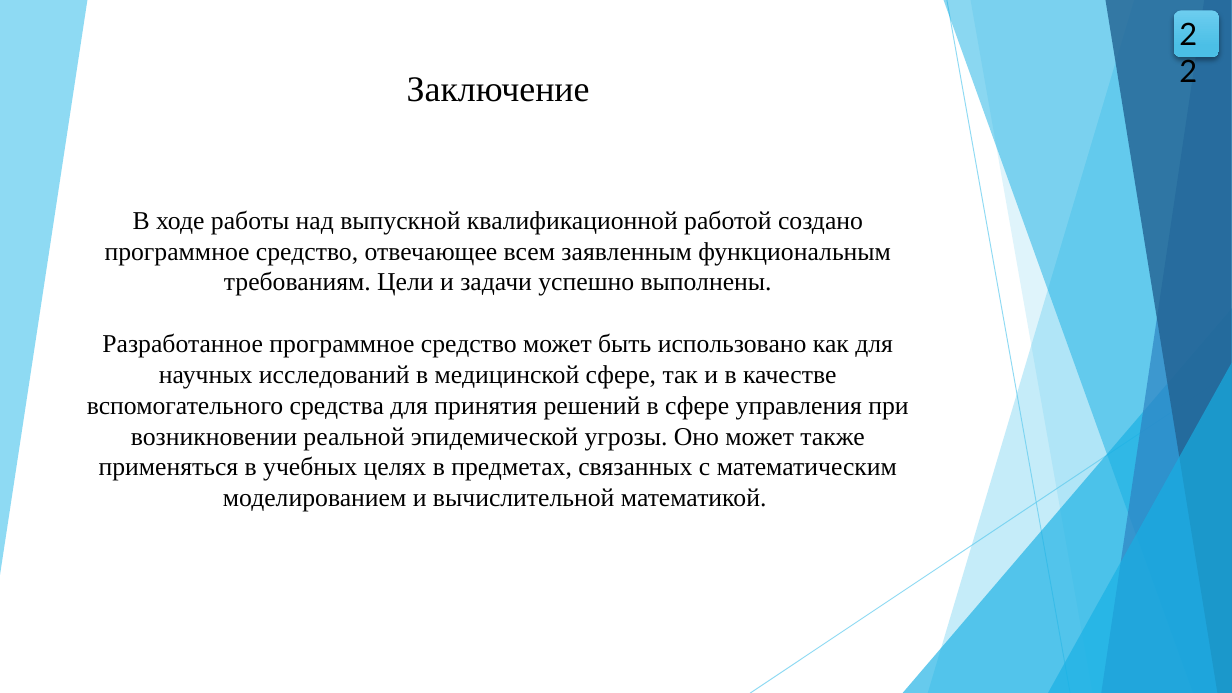
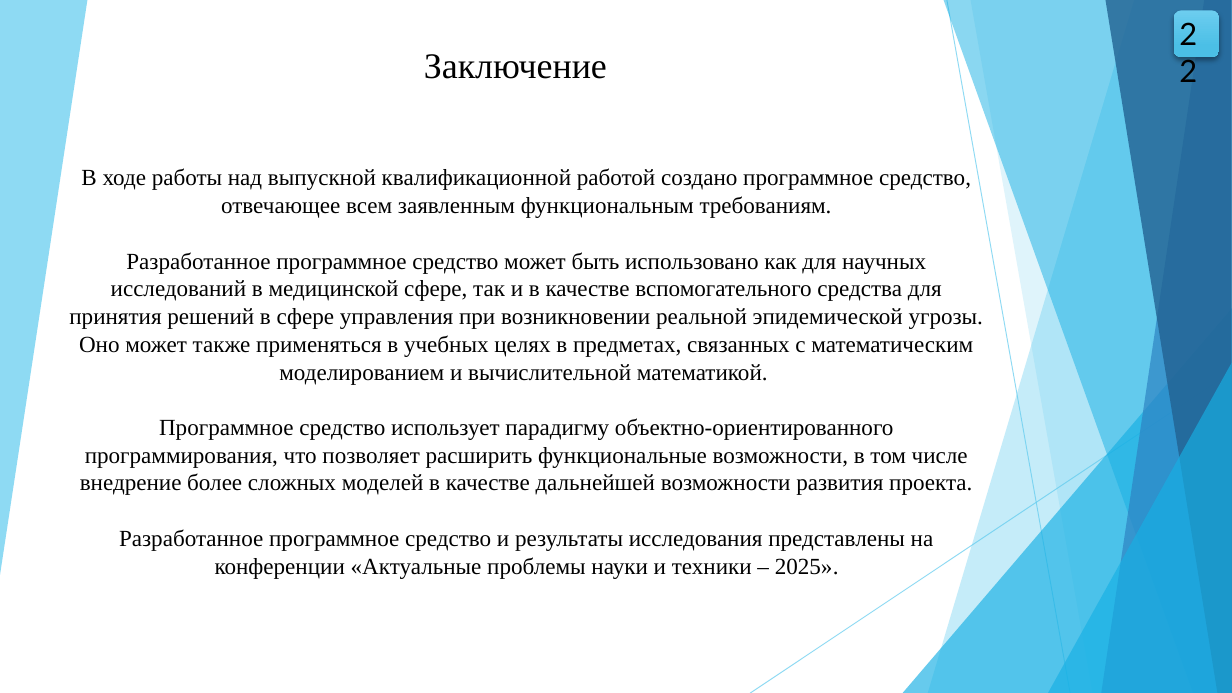
Before and after one commit to wolfufu/EpidemicModelsApp, a slide deck: slide 22 of VKR_Volkova_VMO41.pptx. Drawn at 1232x693 pixels with LibreOffice and Linux fonts; fonts in the diff are those of the drawing. Boxes give left, top, right and bottom in pixels: in the first picture for what was removed or moved away, otherwise in the second. Text is boxed around its words. In the diff, an @@ line names an element or a change of style, - is before the commit and + after.

```diff
--- a/VKR_Volkova_VMO41.pptx
+++ b/VKR_Volkova_VMO41.pptx
@@ text "Заключение": place and size @@
-text "Заключение" at (407,77,590,102)
+text "Заключение" at (424,54,607,79)
@@ text "В ходе работы над выпускной ...": place and size @@
-text "В ходе работы над выпускной ..." at (87,210,908,512)
+text "В ходе работы над выпускной ..." at (69,168,983,579)
@@ text at (81,168,971,218): text changed; size 20 to 18 pt @@
-В ходе работы над выпускной квалификационной работой создано программное средство, отвечающее всем заявленным функциональным требованиям. Цели и задачи успешно выполнены.
+В ходе работы над выпускной квалификационной работой создано программное средство, отвечающее всем заявленным функциональным требованиям.
@@ text at (69,252,983,385): size 20 to 18 pt in "Разработанное программное средство может быть использовано к ..." @@
@@ text at (80,418,972,579): paragraphs added @@
+Программное средство использует парадигму объектно-ориентированного программирования, что позволяет расширить функциональные возможности, в том числе внедрение более сложных моделей в качестве дальнейшей возможности развития проекта.
+Разработанное программное средство и результаты исследования представлены на конференции «Актуальные проблемы науки и техники – 2025».
```
Also in this commit, not shown: 13 other slides changed, 13 other files.
